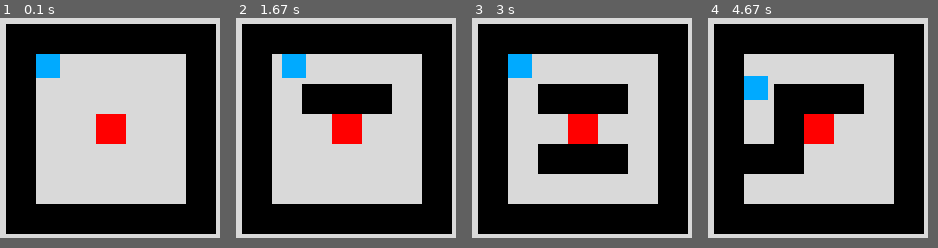
Above: before the commit, frames 1-4 (left to right).
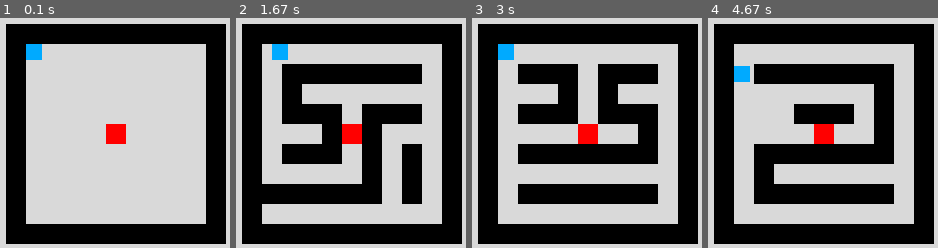
Above: after the commit, the same moments.

Repository: jsmith4925/ai_proj
Game: pygame game, started from Build/working_build.py
The game is run twice, just before and just after one commit, with the same random seed, the same clock (stepped at 60 frames per second) and the same inputs.
Inputs (mouse positions are in pixels of both pictures, inside the frame that each line leads up to):
- Up to frame 1 (0.1 s): no input
- Up to frame 2 (1.67 s): click (351, 133) at 0.38 s; hold Right 0.67-1.13 s; move the mouse to (341, 142) at 0.7 s; tap Right Ctrl at 0.73, 1.03, 1.23, 1.57 s; hold Up 1.17-1.47 s; hold Right from 1.5 s (still down)
- Up to frame 3 (3 s): tap Right Ctrl at 1.87, 2.07, 2.37, 2.63, 2.97 s; release Right at 1.97 s; hold Left 2-2.53 s; tap Ctrl at 2.15 s; hold Down 2.57-2.87 s; hold Left from 2.9 s (still down)
- Up to frame 4 (4.67 s): tap Right Ctrl at 3.27, 3.4, 3.8, 4.1, 4.47 s; release Left at 3.3 s; hold Up 3.33-3.7 s; tap Ctrl at 3.48 s; hold Right 3.73-4.37 s; hold Down from 4.4 s (still down)
The window is 220x220 before the commit and 230x230 after it. Grey fills any space a smaller window leaves; there, only what the larger window draws over its background counts as a difference.

The runs differ from the first frame. In frame 1, 27% of the frame differs, in the area x 0-100%, y 0-100%; in frame 2, 51%; in frame 3, 47%; in frame 4, 51%.

Commit message:
After Gregynog updates

Diff:
--- /dev/null
+++ b/'script'.txt
@@ -0,0 +1,68 @@
+Hello and welcome to my Ted talk. The title may seem daunting
+but stay with me.
+*click*
+I am Comparing the effectiveness of machine learning against
+more traditional optimization algorithms for path-finding.
+So we've all been hearing various stories in the news about new
+revolutionary AI. Big data coupled with the processing speeds of
+today have enabled large scale statistical analysis.
+The field that specifically got me interested
+was self driving cars *** Amazing inventions but how
+safe/effective are they?
+I wanted to - albeit on a much smaller scale - compare the
+new proposed techniques with alternatives. Not necessarily to
+see which is better and discredit one as 'flawed' or 'old news'
+but to draw comparisons and see where the differences lie and
+the correct times to apply each approach. Does ML find a working
+route faster then A* finds the optimal route?
+
+That said - Bring out the contenders!
+Machine Learning v Existing Algorithm.
+
+A few iterations came and went with junctions and smaller scale
+navigational problems - some including multiple bots at once
+until I fixed on the final idea for my project.
+
+A Maze!
+
+Mazes are fun - I liked this idea. Mazes already have a lot
+or research surrounding both ML and Algorithms. PAC-Man for
+instance. (MORE)
+So lets talk PATHFINDING
+Traditional - RESEARCH
+	There are lots. I'll talk about my choice.
+	Dijkstra's algorithm is good but not for uniform length paths
+	A* remedies this
+
+All nice and ready for me to implement.
+Now to dive into
+Machine Learning - RESEARCH
+	Brief ML
+	Idiots guide to NN
+Cool so. Full Scope
+*Maze
+*Maze + Bug
+*Maze + Bug * 2 + drivers
+
+So thats the concept - All goals established. Hows it all going?
+
+Current Progress
+Not badly all thing considered. Coursework and exams have taken
+more time away from me then planned but thats not to say I'm far
+behind.
+I have a maze! not just any maze. you see if I only had one maze
+the NN would only be learning a specific set of instructions for
+that one maze. Turn left, then right, well done you win
+This is not fresh data with decisions to be made, this is
+pattern recognition! so I needed a new maze every time that
+could vary size and complexity. I wanted to train this NN
+like you'd train a new skill to a person. Start small to learn
+the game then build up complexity over time.
+Implementation - algorithm.
+
+So now I have options to train my NN with, ranging from empty small,
+to complex big.
+Current build
+Whats next?
+What I've learned so far - mid point reflection
+Questions
--- a/Build/collate.py
+++ b/Build/working_build.py
@@ -10,10 +10,10 @@
 import os
 
 # GLOBAL CONSTANTS
-BLOCK_RES = 30  # >5
+BLOCK_RES = 20  # >5
 MAP_PADDING = 5
-GRID_X = 7
-GRID_Y = 7
+GRID_X = 10
+GRID_Y = 10
 
 MAP_WIDTH = (MAP_PADDING*2)+(((GRID_X // 2) * 2 + 1)*BLOCK_RES)
 MAP_HEIGHT = (MAP_PADDING*2)+(((GRID_Y // 2) * 2 + 1)*BLOCK_RES)
@@ -97,6 +97,7 @@
                       BLOCK_RES,
                       BLOCK_RES], 0)
 
+
 def clean_maze(grid, x, y):
     WALL = (0, 0, 0)
     GOAL = (255, 0, 255)
@@ -109,8 +110,6 @@
         for py in range(y-1, y+2):
             if grid[py][px] == False:  # Is Wall
                 draw_rect(px, py)
-
-
 
 
 def get_end_rect(grid):
@@ -176,6 +175,7 @@
 
     for wall in walls:
         pygame.draw.rect(screen, (0, 0, 0), wall.rect)
+    end_rect = get_end_rect(grid)
     pygame.draw.rect(screen, (255, 0, 0), end_rect)
     pygame.draw.rect(screen, (0, 170, 255), player.rect)
     pygame.display.flip()
@@ -212,9 +212,11 @@
             # Set that location
             if grid[row][column] == False:
                 grid[row][column] = True
+
             elif grid[row][column] == True:
                 grid[row][column] = False
-            grid = draw_maze(grid)
+
+            draw_maze(grid)
             pygame.display.flip()
 
         elif event.type == QUIT:
--- /dev/null
+++ b/Presentation outline.txt
@@ -0,0 +1,23 @@
+Black
+Title Page
+initial 'seeds' - thought provoking examples
+My development process - car -> maze
+'Initial Proposal'
+	What Is AI
+	What is preexisting algorithms
+pros
+cons
+Progress 'where I'm at'
+	PyGame
+	Car -> Robot
+	Map Generation
+		struggles - fundamentals of arrays
+	Maze options
+		Blank
+		Draw
+		Random/Procedural
+			Algorithm
+	Current build
+Next Steps
+What I've learned so far - mid point reflection
+Questions
Binary file added: image_bin/intersection.png
Not shown, added: Greg.pdf
